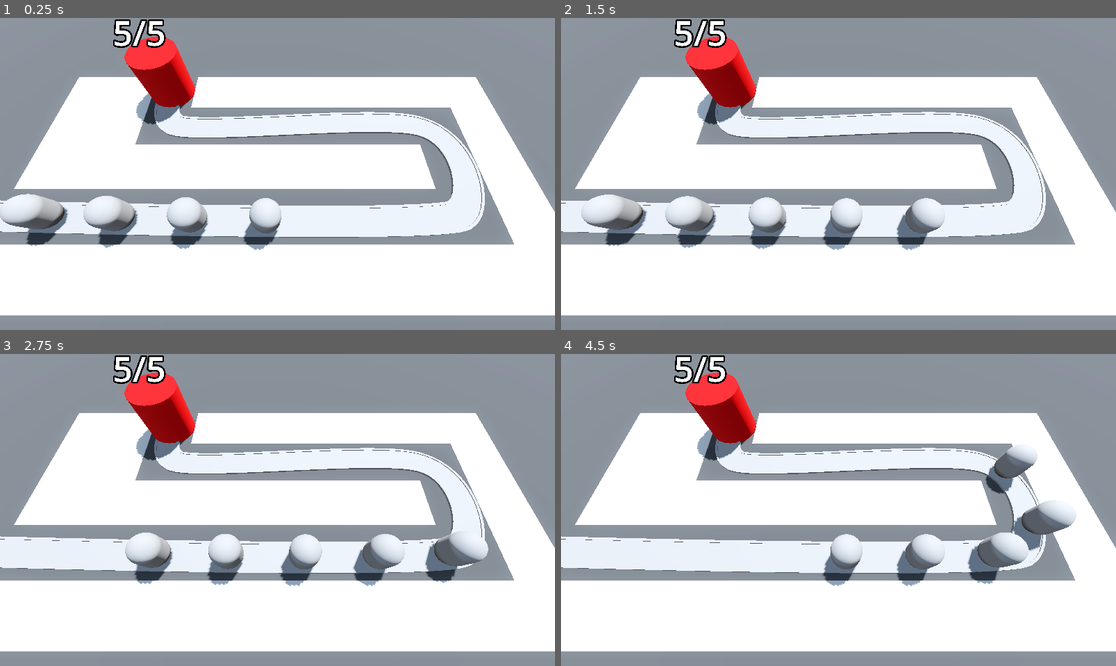
Above: before the commit, frames 1-4 (two rows, left to right).
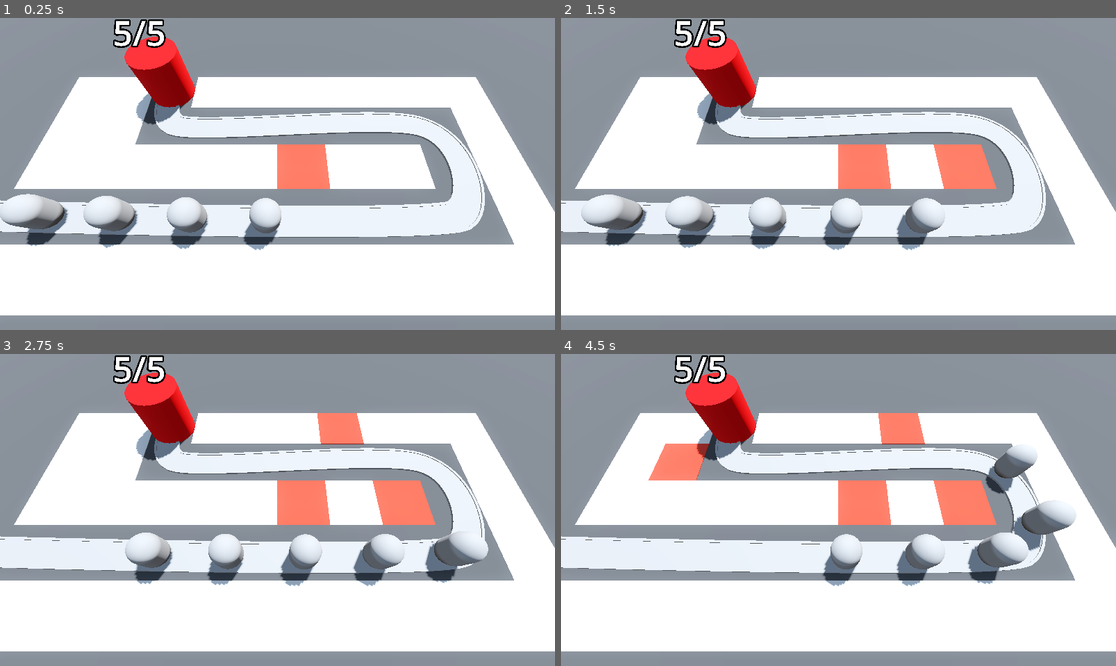
Above: after the commit, the same moments.

Repository: DapperMongoose/BarbarianBlaster
Game: Godot game, scene res://BaseLevel.tscn
The game is run twice, just before and just after one commit, with the same random seed, the same clock (stepped at 60 frames per second) and the same inputs.
Inputs (mouse positions are in pixels of both pictures, inside the frame that each line leads up to):
- Up to frame 1 (0.25 s): no input
- Up to frame 2 (1.5 s): move the mouse to (960, 158) at 0.52 s; move the mouse to (727, 189) at 1.27 s
- Up to frame 3 (2.75 s): move the mouse to (333, 441) at 2.02 s
- Up to frame 4 (4.5 s): move the mouse to (810, 572) at 2.77 s; move the mouse to (1005, 556) at 3.52 s; move the mouse to (672, 463) at 4.27 s

The runs differ from the first frame. In frame 1, 1.3% of the frame differs, in the area x 49-60%, y 40-55%; in frame 2, 2.6%; in frame 3, 3.3%; in frame 4, 4.3%, in the area x 15-79%, y 18-55%.

Commit message:
completed updating gridmap cells lesson

Diff:
--- a/BaseLevel.tscn
+++ b/BaseLevel.tscn
@@ -42,7 +42,8 @@
 size = Vector3(100, 2, 100)
 material = SubResource("StandardMaterial3D_i3lfn")
 
-[node name="RayPickerCamera" parent="." instance=ExtResource("1_inokh")]
+[node name="RayPickerCamera" parent="." node_paths=PackedStringArray("gridmap") instance=ExtResource("1_inokh")]
+gridmap = NodePath("../GridMap")
 
 [node name="GridMap" type="GridMap" parent="."]
 mesh_library = ExtResource("1_a3dda")
--- a/RayPickerCamera/ray_picker_camera.gd
+++ b/RayPickerCamera/ray_picker_camera.gd
@@ -1,4 +1,6 @@
 extends Camera3D
+
+@export var gridmap: GridMap
 
 @onready var ray_cast_3d: RayCast3D = $RayCast3D
 
@@ -7,4 +9,10 @@
 	var mouse_position: Vector2 = get_viewport().get_mouse_position()
 	ray_cast_3d.target_position = project_local_ray_normal(mouse_position) * 100.0
 	ray_cast_3d.force_raycast_update()
-	printt(ray_cast_3d.get_collider(), ray_cast_3d.get_collision_point())
+	if ray_cast_3d.is_colliding():
+		var collider = ray_cast_3d.get_collider()
+		if collider is GridMap:
+			var collision_point = ray_cast_3d.get_collision_point()
+			var cell = gridmap.local_to_map(collision_point)
+			if gridmap.get_cell_item(cell) == 0:
+				gridmap.set_cell_item(cell, 1)
